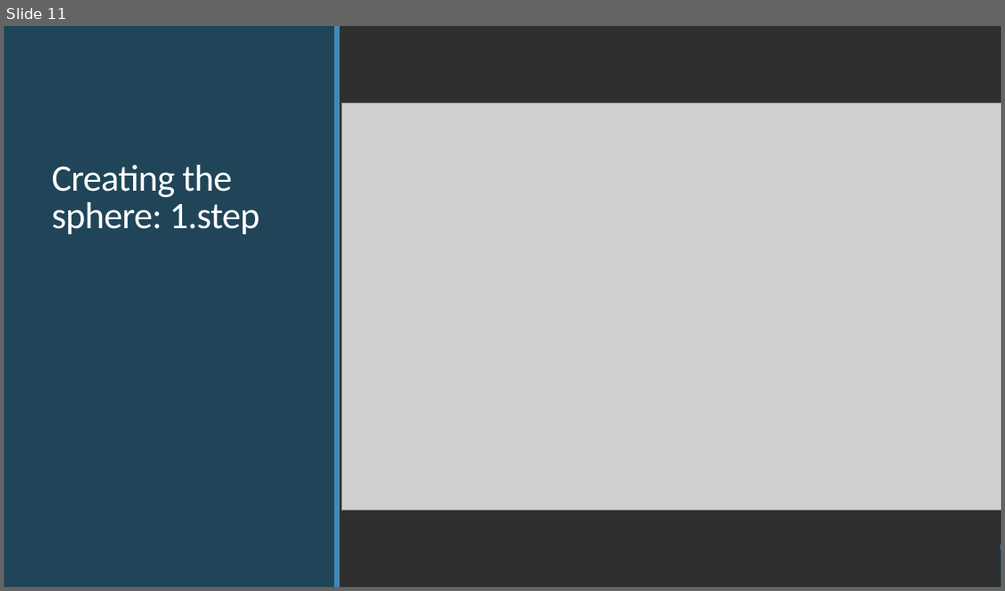
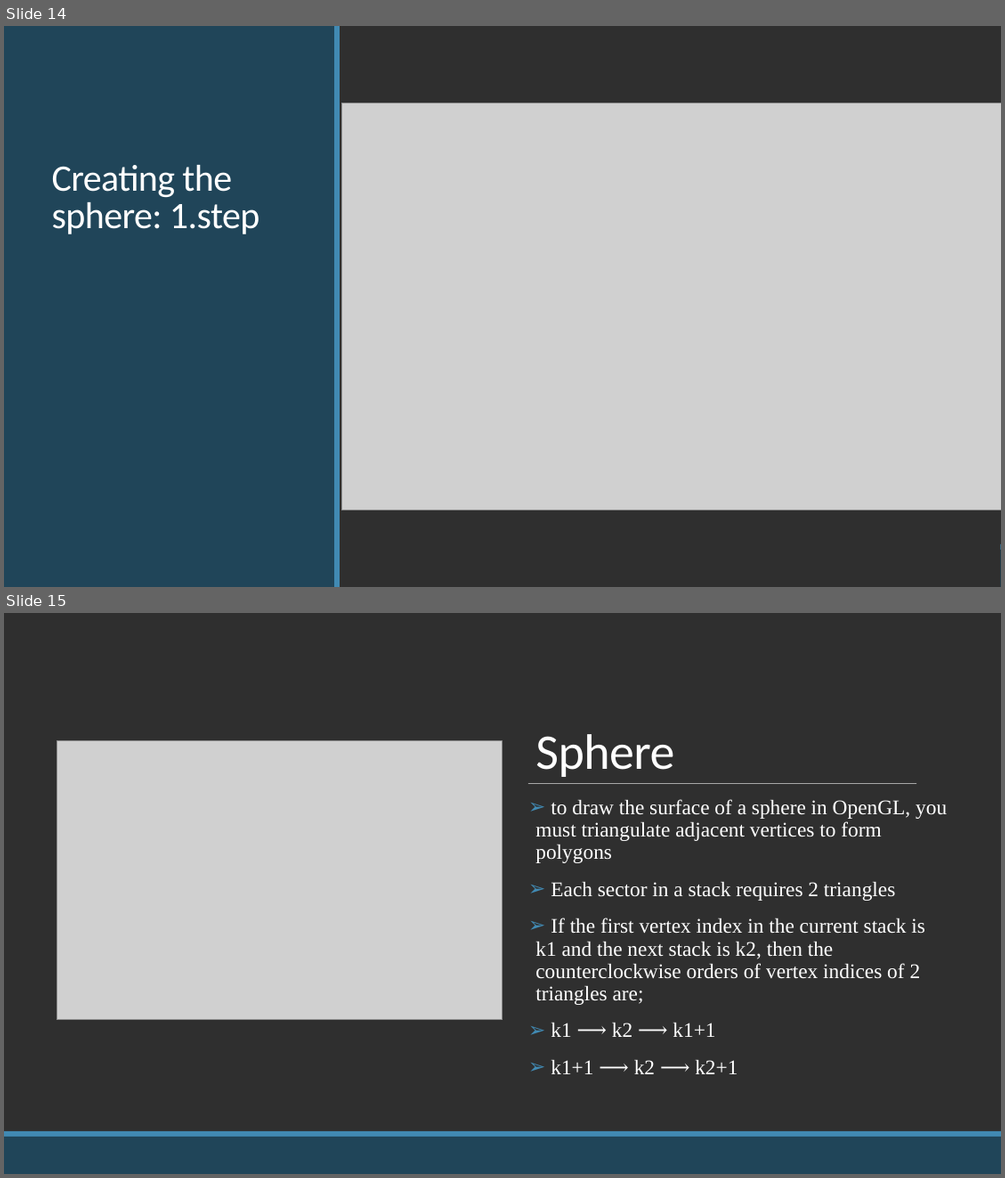
Before and after one commit to chucknuris/BallWall, a slide deck: presentation/ballwall.pptx. Shown one above the other, each under a label of ours: slide 11 before the commit, slides 14 and 15 after it. The pictures are 1005x591 and 1005x1178 pixels, drawn with LibreOffice and Linux fonts; fonts in the diff are those of the drawing; grey boxes stand for pictures. Boxes give left, top, right and bottom in pixels: in the first picture for what was removed or moved away, otherwise in the second. Text is boxed around its words. In the diff, an @@ line names an element or a change of style, - is before the commit and + after.

```diff
--- a/presentation/ballwall.pptx
+++ b/presentation/ballwall.pptx
@@ slide 15 added at [4,613,1001,1174], background #2F2F2F @@
@@ rectangle added at [4,613,1001,1131], fill #2F2F2F @@
@@ picture added at [57,741,502,1020] @@
@@ title added at [535,734,674,777], 48 pt, text #FFFFFF @@
+Sphere
@@ line added from (528, 784) to (917, 784), #FFFFFF 0.5 pt @@
@@ text added at [535,799,947,1074], 20 pt, text #FFFFFF @@
+➢ to draw the surface of a sphere in OpenGL, you must triangulate adjacent vertices to form polygons
+➢ Each sector in a stack requires 2 triangles
+➢ If the first vertex index in the current stack is k1 and the next stack is k2, then the counterclockwise orders of vertex indices of 2 triangles are;
+➢ k1 ⟶ k2 ⟶ k1+1
+➢ k1+1 ⟶ k2 ⟶ k2+1
@@ rectangle added at [4,1131,1001,1136], fill #418AB3 @@
@@ rectangle added at [4,1136,1001,1174], fill #20455A @@
@@ what was slide 11 is now slide 14 @@
```
Also in this commit, not shown: 3 other slides added, 1 other file.
